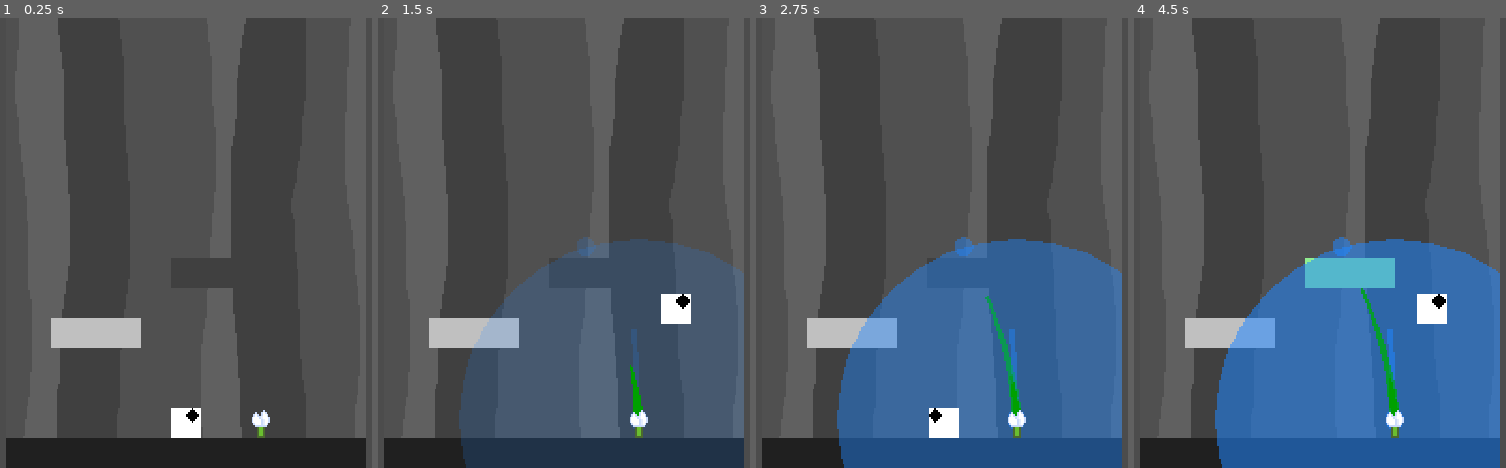
Above: before the commit, frames 1-4 (left to right).
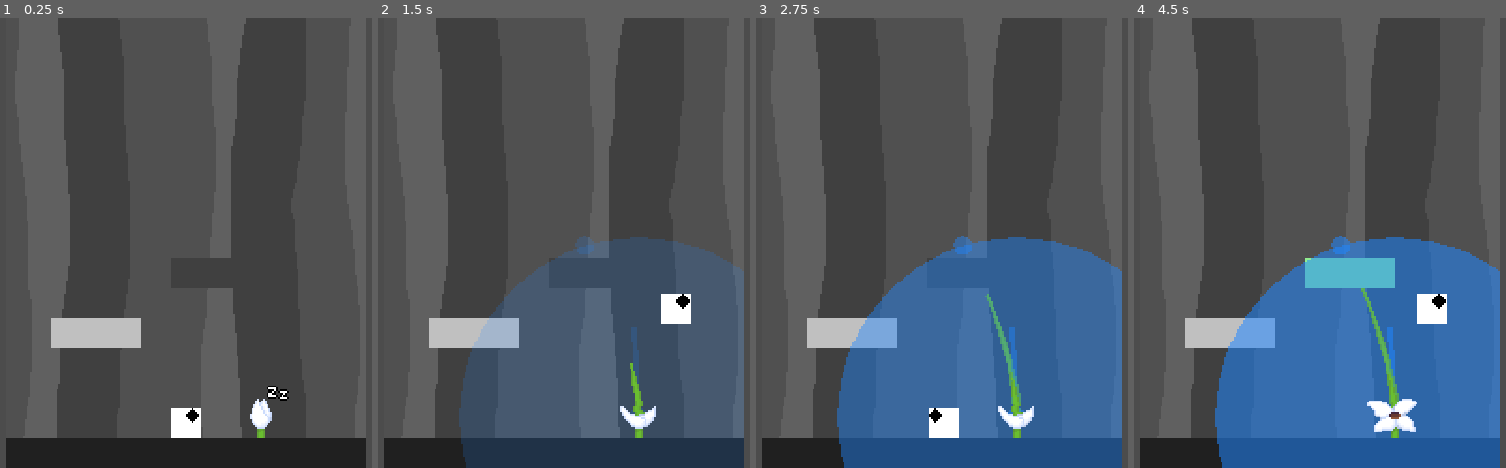
Above: after the commit, the same moments.

Repository: zhyrin0/the-climb
Game: Godot game, scene res://src/main/main.tscn
The game is run twice, just before and just after one commit, with the same random seed, the same clock (stepped at 60 frames per second) and the same inputs.
Inputs (mouse positions are in pixels of both pictures, inside the frame that each line leads up to):
- Up to frame 1 (0.25 s): no input
- Up to frame 2 (1.5 s): tap Enter at 0.5 s; move the mouse to (738, 220) at 0.52 s; hold D (move_right) 0.53-1.25 s; tap Space (use_item) at 0.6 s; click (738, 220) at 0.67 s; tap W (move_jump) at 0.77 s; drag from (404, 265) to (634, 382) at 1.27 s
- Up to frame 3 (2.75 s): tap Space (use_item) at 2, 2.1 s; move the mouse to (1023, 144) at 2.02 s; hold A (move_left) from 2.03 s (still down)
- Up to frame 4 (4.5 s): release A (move_left) at 2.75 s; drag from (1279, 333) to (outside the picture) at 2.77 s; tap Enter at 3.5 s; move the mouse to (outside the picture) at 3.52 s; hold D (move_right) 3.53-4.25 s; hold S (move_fall) 3.53-4.25 s; tap W (move_jump) at 3.77 s; tap Space (use_item) at 3.8 s; drag from (outside the picture) to (1364, 297) at 4.27 s

The runs differ from the first frame. In frame 1, 0.4% of the frame differs, in the area x 67-78%, y 81-94%; in frame 2, 0.8%; in frame 3, 1.1%; in frame 4, 1.5%, in the area x 21-99%, y 48-100%.

Commit message:
Add flower and vine textures

Diff:
--- a/src/plant/plant.gd
+++ b/src/plant/plant.gd
@@ -10,6 +10,8 @@
 
 
 func start_vine() -> void:
+	var sprite := $Sprite as Sprite
+	sprite.frame = 2
 	var lights: Array = get_tree().get_nodes_in_group("light")
 	lights.sort_custom(self, "_sort_proximity")
 	var anchors: Array = get_tree().get_nodes_in_group("anchor")
@@ -31,4 +33,6 @@
 
 
 func _on_Vine_anchor_reached(anchor: Node2D) -> void:
+	var sprite := $Sprite as Sprite
+	sprite.frame = 3
 	emit_signal("anchor_reached", anchor)
--- a/src/plant/plant.tscn
+++ b/src/plant/plant.tscn
@@ -1,7 +1,7 @@
 [gd_scene load_steps=3 format=2]
 
 [ext_resource path="res://src/plant/plant.gd" type="Script" id=1]
-[ext_resource path="res://src/plant/assets/flower_dormant.png" type="Texture" id=2]
+[ext_resource path="res://src/plant/assets/flower.png" type="Texture" id=2]
 
 [node name="Plant" type="Node2D"]
 script = ExtResource( 1 )
@@ -10,8 +10,9 @@
 }
 
 [node name="Vines" type="Node2D" parent="."]
-position = Vector2( 0, -10 )
+position = Vector2( 0, -11 )
 
 [node name="Sprite" type="Sprite" parent="."]
 texture = ExtResource( 2 )
 offset = Vector2( 0, -12 )
+hframes = 4
--- a/src/plant/vine.tscn
+++ b/src/plant/vine.tscn
@@ -1,6 +1,7 @@
-[gd_scene load_steps=4 format=2]
+[gd_scene load_steps=5 format=2]
 
 [ext_resource path="res://src/plant/vine.gd" type="Script" id=1]
+[ext_resource path="res://src/plant/assets/vine.png" type="Texture" id=2]
 
 [sub_resource type="CircleShape2D" id=2]
 radius = 1.0
@@ -26,9 +27,11 @@
 shape = SubResource( 2 )
 
 [node name="Line2D" type="Line2D" parent="."]
-width = 5.0
+width = 6.0
 width_curve = SubResource( 1 )
-default_color = Color( 0, 0.627451, 0, 1 )
+default_color = Color( 1, 1, 1, 1 )
+texture = ExtResource( 2 )
+texture_mode = 1
 begin_cap_mode = 2
 end_cap_mode = 2
 
Binary file added: src/plant/assets/flower.png
Not shown, changed: src/plant/assets/flower.png.import
Binary file removed: src/plant/assets/flower_dormant.png
Binary file added: src/plant/assets/vine.png
Not shown, added: src/plant/assets/vine.png.import
